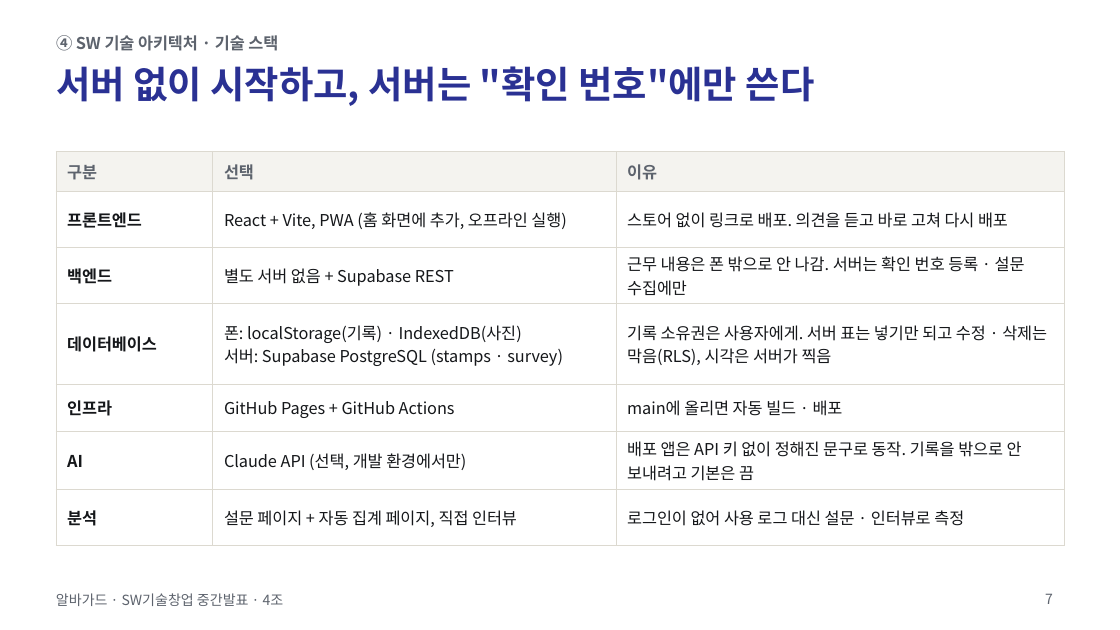
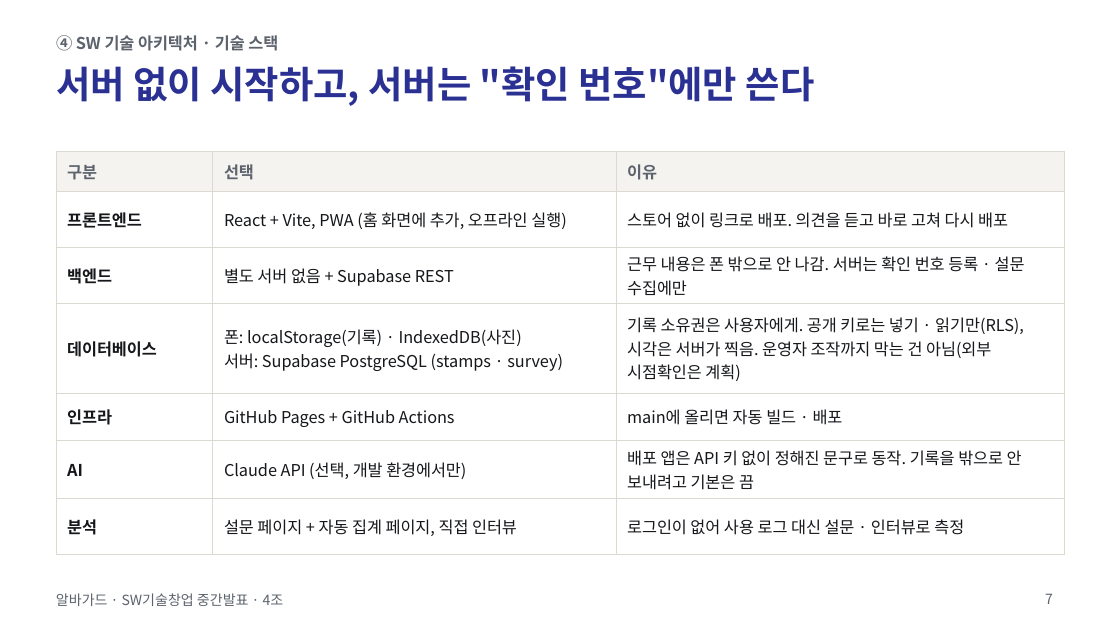
Before and after one commit to jihooni217/albaguard, a slide deck: slide 7 of docs/06_중간발표_PPT.pptx. Drawn at 1120x630 pixels with LibreOffice and Linux fonts; fonts in the diff are those of the drawing. Boxes give left, top, right and bottom in pixels: in the first picture for what was removed or moved away, otherwise in the second. Text is boxed around its words. In the diff, an @@ line names an element or a change of style, - is before the commit and + after.

```diff
--- a/docs/06_중간발표_PPT.pptx
+++ b/docs/06_중간발표_PPT.pptx
@@ table at (x1=56, y1=151, x2=1064, y2=540) @@
-row 4, column 3: 기록 소유권은 사용자에게. 서버 표는 넣기만 되고 수정 · 삭제는 막음(RLS), 시각은 서버가 찍음
+row 4, column 3: 기록 소유권은 사용자에게. 공개 키로는 넣기 · 읽기만(RLS), 시각은 서버가 찍음. 운영자 조작까지 막는 건 아님(외부 시점확인은 계획)
```
Also in this commit, not shown: 14 other slides changed, 2 slides added, 1 slide removed, 12 other files.
